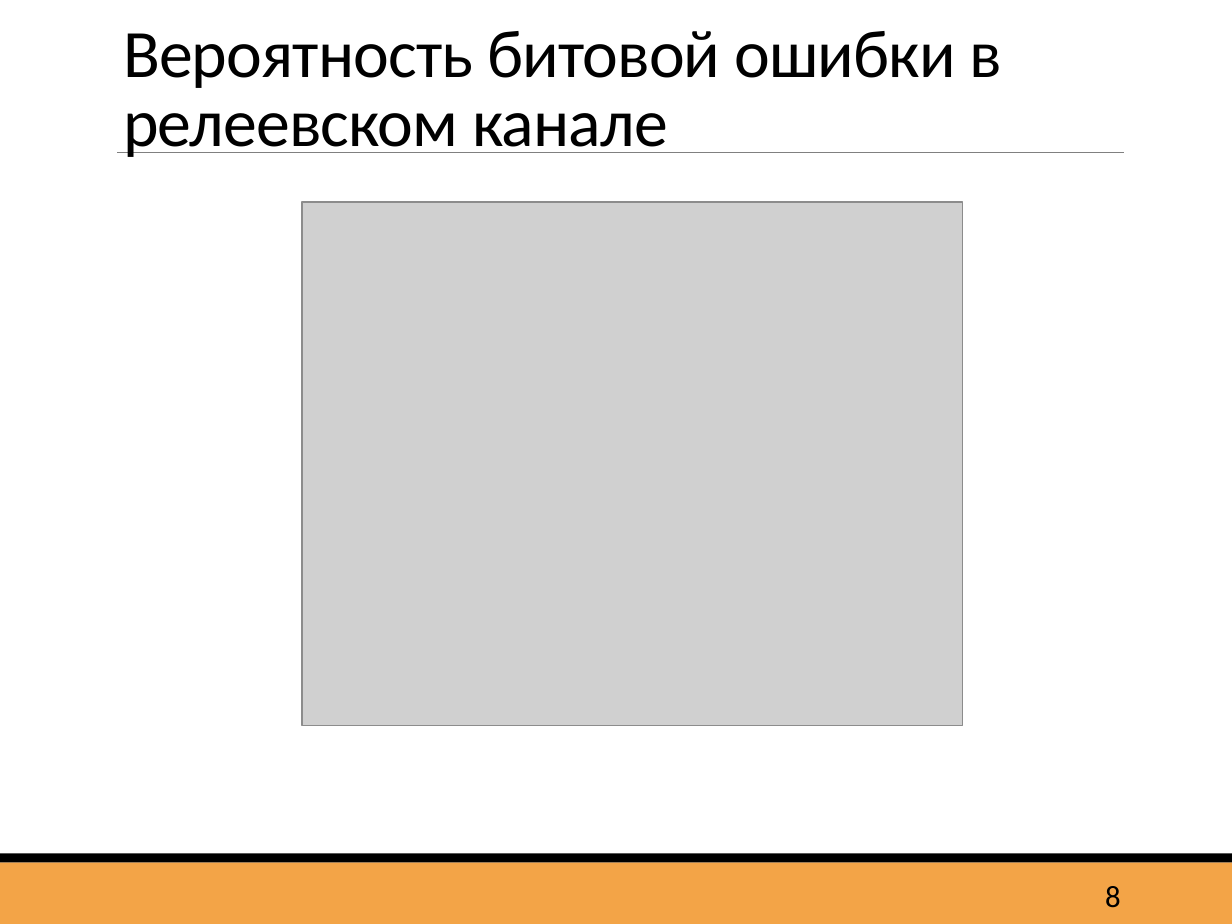
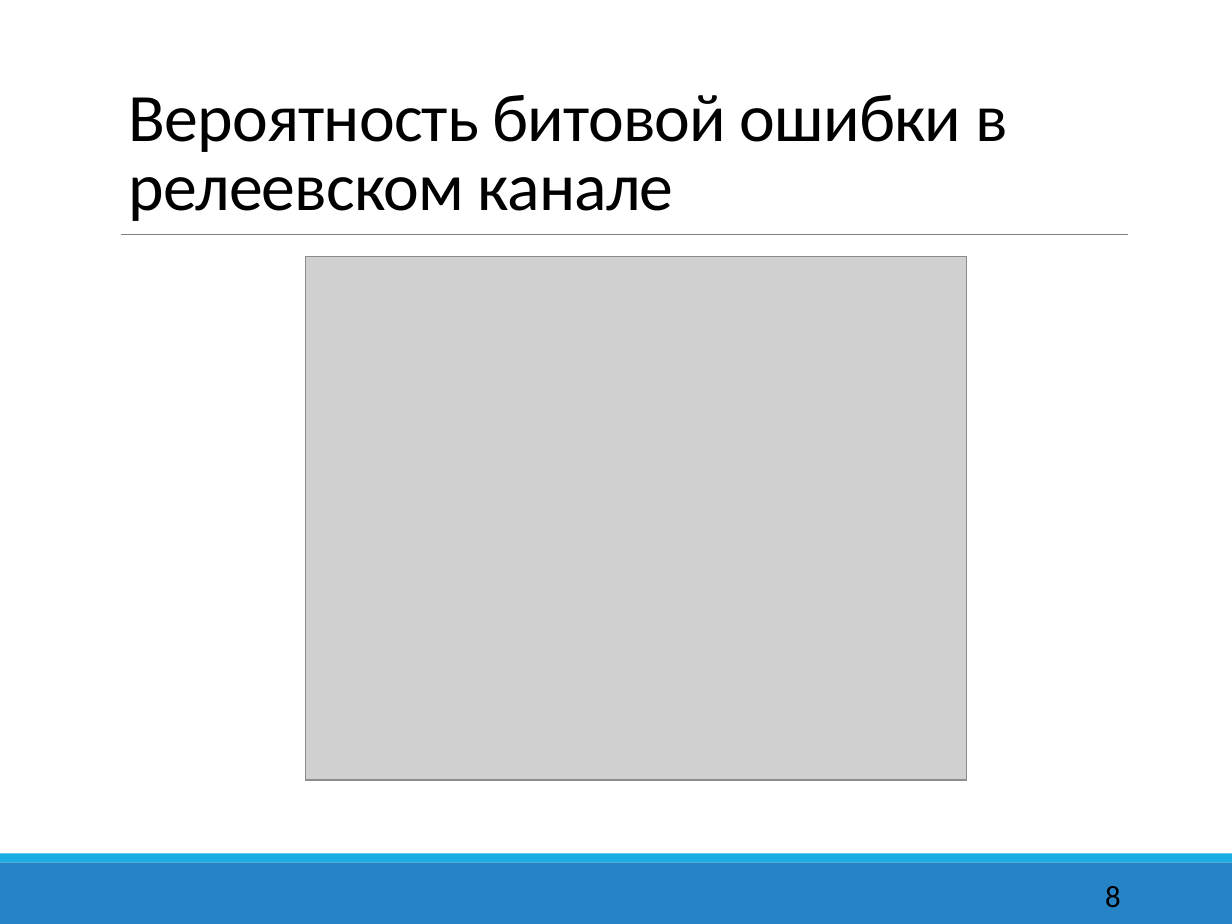
Before and after one commit to Zheki4S/Adaptive_modulation, a slide deck: slide 8 of Presentation_Simonov.PPTX. Drawn at 1232x924 pixels with LibreOffice and Linux fonts; fonts in the diff are those of the drawing; grey boxes stand for pictures. Boxes give left, top, right and bottom in pixels: in the first picture for what was removed or moved away, otherwise in the second. Text is boxed around its words. In the diff, an @@ line names an element or a change of style, - is before the commit and + after.

```diff
--- a/Presentation_Simonov.PPTX
+++ b/Presentation_Simonov.PPTX
@@ title "Вероятность битовой ошибки в релеевском ...": place and size @@
-title "Вероятность битовой ошибки в релеевском ..." at box(123, 31, 1001, 157)
+title "Вероятность битовой ошибки в релеевском ..." at box(129, 95, 1007, 221)
@@ line moved from (117, 152) - (1124, 152) to (121, 234) - (1127, 234) @@
@@ picture: place and size @@
-picture at box(302, 202, 962, 726)
+picture at box(306, 256, 966, 780)
@@ rectangle at box(0, 862, 1232, 924): fill #F3A447 to #2683C6 @@
@@ rectangle at box(0, 854, 1232, 862): fill #000000 to #1CADE4 @@
```
Also in this commit, not shown: 15 other slides changed.
